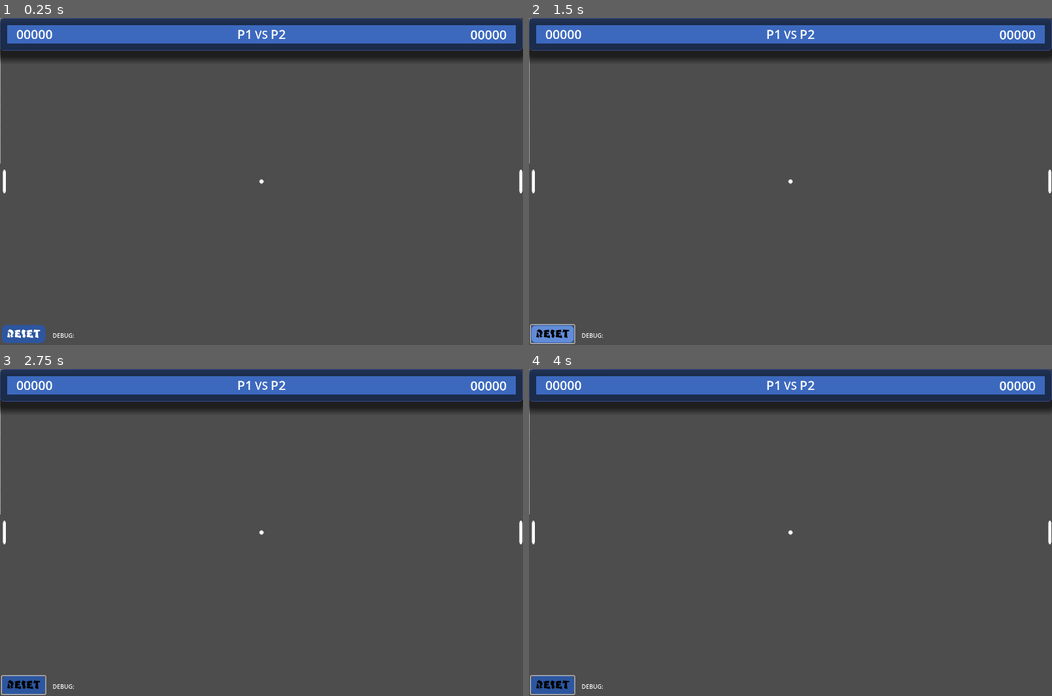
Above: before the commit, frames 1-4 (two rows, left to right).
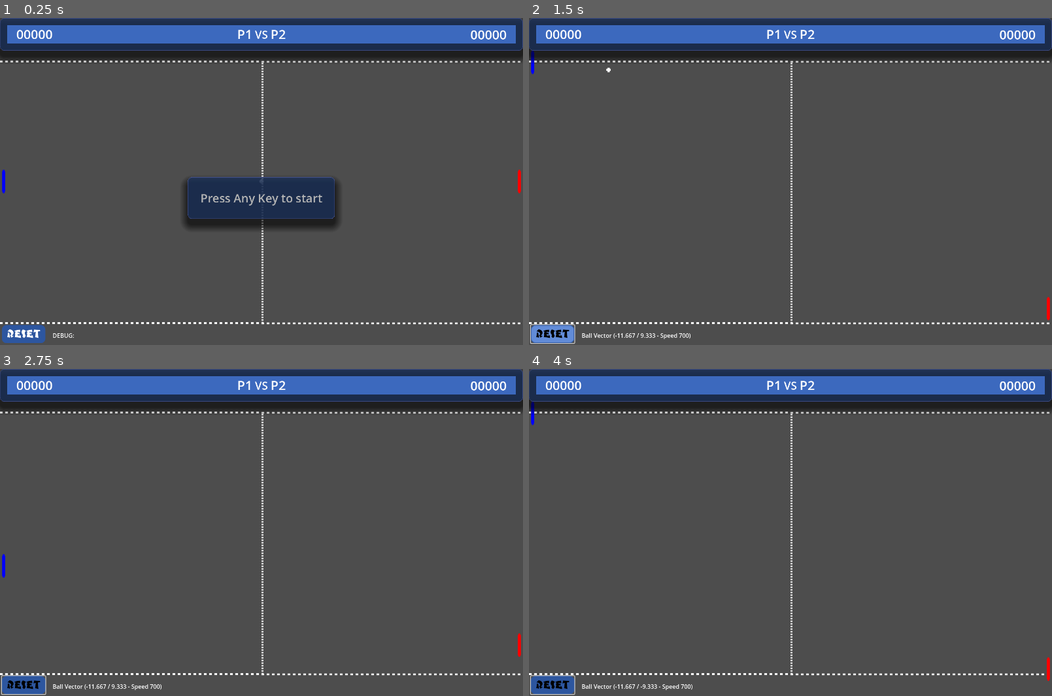
Above: after the commit, the same moments.

Repository: Fox-Alpha/Pong_Godot_4_Multiplayer
Game: Godot game, scene res://scenes/game/pong.tscn
Two runs of this game, one before a commit and one after it. Both use one fixed random seed, a clock stepped at 60 frames per second and the inputs below. This scene is started directly instead of the project's main scene.
Inputs (mouse positions are in pixels of both pictures, inside the frame that each line leads up to):
- Up to frame 1 (0.25 s): no input
- Up to frame 2 (1.5 s): tap Enter at 0.5 s; move the mouse to (905, 165) at 0.52 s; hold W (p1_up) 0.53-1.25 s; hold Down (p2_down) 0.53-1.25 s; click (905, 165) at 0.67 s; click "RESET" at 1.25 s
- Up to frame 3 (2.75 s): move the mouse to (156, 548) at 2.02 s; hold S (p1_down) from 2.03 s (still down); tap Up (p2_up) at 2.1 s; click (156, 548) at 2.17 s
- Up to frame 4 (4 s): move the mouse to (842, 460) at 2.77 s; release S (p1_down) at 2.78 s; hold Down (p2_down) 2.78-3.53 s; hold W (p1_up) from 2.78 s (still down); click (842, 460) at 2.92 s; move the mouse to (764, 597) at 3.52 s; tap Up (p2_up) at 3.6 s; click (764, 597) at 3.67 s

The runs differ from the first frame. In frame 1, 5.6% of the frame differs, in the area x 0-100%, y 0-94%; in frame 2, 1.3%; in frame 3, 1.3%; in frame 4, 1.3%.
Error before the commit: Parse Error: Preload file "res://scenes/game/Pong_40.tscn" does not exist. (res://scripts/globals.gd:11)
Error after the commit: Invalid access to property or key 'Left_Player_Scored' on a base object of type 'Nil'. (res://scenes/game/ingame_ui/ui.gd:31)

Commit message:
Upd: Refactoring complete main game logic Add: Logic for GameState changes Add: Signals and Vars for Manager Scripts

Diff:
--- a/scenes/game/pong.gd
+++ b/scenes/game/pong.gd
@@ -10,20 +10,76 @@
 		return DebugBoundarys
 
 
+func _ready() -> void:
+	Game.Game_State_Changed.connect(_Game_State_Has_Changed, CONNECT_DEFERRED)
+	print("Pong Szene => _ready()")
+	await get_tree().process_frame
+	print("Pong Szene => _ready() => Awaited Frame set next GameState")
+	Game.Game_State_Changed.emit(Game.GameStates.GAMEINITIALIZED)
+
+
+func _enter_tree() -> void:
+	Game.Game_State_Changed.emit(Game.GameStates.GAMEINITIALIZING)
+	print("Pong Szene => _enter_tree()")
+
+
+func _Game_State_Has_Changed(new_gs : Game.GameStates) -> void:
+	print("Pong Szene => _Game_State_Has_Changed(GS:%s)" % Game.GameStates.keys()[new_gs])
+	match new_gs:
+		Game.GameStates.GAMEISLOADING:
+			pass
+		Game.GameStates.GAMEINITIALIZING:
+			pass
+		Game.GameStates.GAMEINITIALIZED:
+			_Connect_Signals()
+			Game.Game_State_Changed.emit(Game.GameStates.GAMEWAITFORSTART)
+			pass
+		Game.GameStates.GAMEWAITFORSTART:
+			pass
+		Game.GameStates.GAMEISSTARTED:
+			pass
+		Game.GameStates.GAMEOVER:
+			pass
+
+
+func _Connect_Signals() -> void:
+	Game.Scr_Manager.Left_Player_Scored.connect(Score, CONNECT_DEFERRED)
+	Game.Scr_Manager.Right_Player_Scored.connect(Score, CONNECT_DEFERRED)
+	pass
+
+
 # Called when the node enters the scene tree for the first time.
-func _ready():
-	Game.Left_Player_Scored.connect(Score, CONNECT_DEFERRED)
-	Game.Right_Player_Scored.connect(Score, CONNECT_DEFERRED)
+func __ready():
 	Game.Game_Is_over.connect(Game_Is_over, CONNECT_DEFERRED)
+	Game.Game_Prepare_Round.connect(Preparing_Round, CONNECT_DEFERRED)
+	Game.Game_Prepare_Next_Round.connect(_Prepare_Next_Round)
+	_initstart()
+	Game.Game_State_Changed.emit(Game.GameStates.GAMEWAITFORSTART)
 
 	if DebugBoundarys:
 		EnableBoundarys(DebugBoundarys)
 
-	start()
+
+func _initstart():
+	var screensize = get_viewport_rect()
+
+	#region Top Border an Screensize anpassen
+	%Borders/TopBorder.position = Vector2(screensize.get_center().x, 100)
+	#endregion
+
+	#region Bottom Border an Screensize anpassen
+	%Borders/BottomBorder.position.x = screensize.get_center().x
+	%Borders/BottomBorder.position.y = screensize.size.y-40
+	#endregion
+
+
+func Preparing_Round() -> void:
+	pass
 
 
 func Score(_score :int):
-	Game.waitForNextRound = true
+	#Game.waitForNextRound = true
+	pass
 
 
 func Game_Is_over(_ply):
@@ -32,46 +88,25 @@
 	Game.p2_score = 0
 
 
-func start():
-	var screensize = get_viewport_rect()
-
-	#region Top Border an Screensize anpassen
-	#top.shape.size.x = screensize.size.x
-	#top.shape.size.y = 20
-	%Borders/TopBorder.position = Vector2(screensize.get_center().x, 100)
-	#%Borders/TopBorder.position.y = 100
-	#endregion
-
-	#region Bottom Border an Screensize anpassen
-	#bottom.shape.size.x = screensize.size.x
-	#bottom.shape.size.y = 20
-	%Borders/BottomBorder.position.x = screensize.get_center().x
-	%Borders/BottomBorder.position.y = screensize.size.y-40
-	#endregion
-
-
 func _input(event):
 	# Receives mouse button input
 	if event is InputEventMouseButton:
 		match event.button_index:
 			MOUSE_BUTTON_RIGHT:
-				Input.set_mouse_mode(Input.MOUSE_MODE_CAPTURED) # if Input.MOUSE_MODE_VISIBLE else Input.MOUSE_MODE_VISIBLE)
+				Input.set_mouse_mode(Input.MOUSE_MODE_CAPTURED if Input.mouse_mode == Input.MouseMode.MOUSE_MODE_VISIBLE else Input.MOUSE_MODE_VISIBLE)
 			MOUSE_BUTTON_LEFT:
 				HandleGameState()
 
 
 func _unhandled_key_input(_event):
-	HandleGameState()
+	#HandleGameState()
+	pass
 
 
 func HandleGameState():
-	if(!Game.hasGamestartet): # or Game.waitForNextRound):
-		if(!Game.hasGamestartet):
-			Game.hasGamestartet = true
-			Game.emit_signal("New_Game_Started")
-		if(Game.hasGamestartet  and Game.waitForNextRound):
-			Game.waitForNextRound = false
-			Game.emit_signal("Next_Round_Started")
+	if Game.GameState == Game.GameStates.GAMEWAITFORSTART:
+		Game.Game_State_Changed.emit(Game.GameStates.GAMEISSTARTED)
+		pass
 
 
 func EnableBoundarys(value) -> void :
@@ -81,3 +116,11 @@
 			d.get_child(0).set("disabled", !value)
 			pass
 	pass
+
+
+func _Prepare_Next_Round() -> void:
+	#Reset Ball
+	#Reset Paddles
+	#Reset Scores in UI
+	#Show Message and wait for Key Press
+	pass
--- a/scripts/globals.gd
+++ b/scripts/globals.gd
@@ -1,24 +1,34 @@
 extends Node
 
-var MaxScore : int = 10
-var currentround : int = 1
-var maxrounds : int = 3
-
-var hasGamestartet : bool = false
-var waitForNextRound : bool = false
-var isMultiplayerGame : bool = false
-
-var GameScene : PackedScene = preload("res://scenes/game/Pong_40.tscn")
-
-var playerdic : Dictionary = {"player1":"", "player2":"", "Rounds":1}
-
+#region ScenesAndNodes
+var GameMainScene : PackedScene = preload("res://scenes/game/pong.tscn")
 var DebugControl : Control :
 	set (value):
 		DebugControl = value
 	get:
 		return DebugControl
+#endregion
 
-##### Beispiel Setter / Getter
+#region GameStates
+#var isMultiplayerGame : bool = false
+enum GameStates {
+	NOTDEFINED,
+	GAMELOADINGERROR,
+	MAINMENU,
+	GAMEISLOADING,
+	GAMEINITIALIZING,
+	GAMEINITIALIZED,
+	GAMEWAITFORSTART,
+	GAMEISSTARTED,
+	GAMEOVER,
+}
+var GameState : GameStates = GameStates.NOTDEFINED
+#endregion
+
+@onready var rng : RandomNumberGenerator = RandomNumberGenerator.new()
+
+
+#region ##### Beispiel Setter / Getter
 #var sprite_offset : Vector2 = Vector2.ZERO :
 #	set (value):
 #		sprite_offset = on_sprite_offset_change(value)
@@ -27,65 +37,97 @@
 #
 #func on_sprite_offset_change(value: Vector2) -> Vector2:
 #	return Vector2.ZERO
-#####
+#endregion #####
 
-var p1_score :int = 0 :
-	set (value):
-		p1_score = value
-		_check_win_state()
-	get:
-		return p1_score
+#region Signals
+signal Game_Window_Size_Changed
+signal Game_State_Changed(gs : GameStates)
 
-var p2_score : int = 0 :
-	set (value):
-		p2_score = value
-		_check_win_state()
-	get:
-		return p2_score
+signal Register_Game_Logic(instanceid : int)
+signal Register_UI_Manager(instanceid : int)
+signal Register_SCORE_Manager(instanceid : int)
+#endregion
 
-signal Left_Player_Scored
-signal Right_Player_Scored
-signal Game_Is_over
-signal New_Game_Started
-signal Next_Round_Started
+#region GAMEMANAGER
+var GameLogic : Node
+var Scr_Manager : ManagerBaseClass
+var UI_Manager : ManagerBaseClass
+#endregion
+
 #signal Update_Player_Dict(p1:String, p2:String,score:int,rounds:int)
-signal Game_Window_Size_Changed
-signal Game_Reseted
+
+func _ready() -> void:
+	get_tree().get_root().size_changed.connect(func(): Game_Window_Size_Changed.emit())
+	Game_State_Changed.connect(_Game_State_Has_Changed)
+	Register_SCORE_Manager.connect(_Register_SCORE_Manager, CONNECT_ONE_SHOT)
+	Register_UI_Manager.connect(_Register_UI_Manager, CONNECT_ONE_SHOT)
+	Register_Game_Logic.connect(_Register_Game_Logic, CONNECT_ONE_SHOT)
 
 
-# Called when the node enters the scene tree for the first time.
-func _ready():
-	Game_Is_over.connect( _Game_Is_over, CONNECT_DEFERRED)
-	get_tree().get_root().size_changed.connect(func(): Game_Window_Size_Changed.emit())
+func _Game_State_Has_Changed(new_gs : Game.GameStates) -> void:
+	GameState = new_gs
+	print("Global Szene => _Game_State_Has_Changed(GS:%s)" % Game.GameStates.keys()[new_gs])
+	match new_gs:
+		Game.GameStates.GAMEISLOADING:
+			pass
+		Game.GameStates.GAMEINITIALIZING:
+			pass
+		Game.GameStates.GAMEINITIALIZED:
+			_Connect_Signals()
+			pass
+		Game.GameStates.GAMEWAITFORSTART:
+			pass
+		Game.GameStates.GAMEISSTARTED:
+			pass
+		Game.GameStates.GAMEOVER:
+			pass
 
 
-func _check_win_state():
-	if(MaxScore == p1_score):
-		emit_signal("Game_Is_over", playerdic["player1"])
-	elif(MaxScore == p2_score):
-		emit_signal("Game_Is_over", playerdic["player2"])
-
-
-func update_player_dict(p1:String, p2:String,score:int = 10,rounds:int = 3, colors:Array = [Color.DARK_BLUE, Color.ORANGE_RED]):
-	playerdic.clear()
-	playerdic = {"player1":p1, "player2":p2, "rounds":rounds, "score": score, "colors":colors}
-
-	for r in range(1, rounds+1):
-		var roundname = "round_{rnd}".format({"rnd":str(r)})
-		playerdic[roundname] = {"p1": 0, "p2":0, "won": "NONE"}
+func _Connect_Signals() -> void:
 	pass
 
 
-
-func _Game_Is_over(ply):
-	var roundname = "round_{rnd}".format({"rnd":str(currentround)})
-
-	playerdic[roundname] = {"p1": p1_score, "p2":p2_score, "won": ply}
-	currentround += 1
-	pass
+func _Register_SCORE_Manager(IID : int) -> void:
+	print("Global => _Register_SCORE_Manager()")
+	if is_instance_id_valid(IID):
+		Scr_Manager = instance_from_id(IID)
+		pass
 
 
-func get_playercolor(ply:int) -> Color:
-	#var col = playerdic["colors"][ply]
-	randomize()
-	return Color.from_rgba8(randi_range(0, 255), randi_range(0, 255), randi_range(0, 255))# col
+func _Register_UI_Manager(IID : int) -> void:
+	print("Global => _Register_UI_Manager()")
+	if is_instance_id_valid(IID):
+		UI_Manager = instance_from_id(IID)
+		pass
+
+
+func _Register_Game_Logic(IID : int) -> void:
+	print("Global => _Register_Game_Logic()")
+	if is_instance_id_valid(IID):
+		GameLogic = instance_from_id(IID)
+		pass
+
+########
+
+#func __ready():
+	#get_tree().get_root().size_changed.connect(func(): Game_Window_Size_Changed.emit())
+	#Game_State_Changed.connect(_Game_State_Changed)
+	#
+	#Game_Prepare_Next_Round.connect(_Prepare_Next_Round)
+	#Game_Max_Round_Reached.connect(_Game_Is_over, CONNECT_DEFERRED)
+	#Game_Is_over.connect(_Game_Is_over, CONNECT_DEFERRED)
+	#Left_Player_Scored.connect(_Player_has_Scored)
+	#Right_Player_Scored.connect(_Player_has_Scored)
+	#
+	#New_Game_Started.connect(func(): pass)
+	#Next_Round_Started.connect(func(): pass)
+	#Game_Reseted.connect(func(): pass)
+	#Game_Prepare_Round.connect(func(): pass)
+
+
+#func _Game_Is_over(ply):
+	#var roundname = "round_{rnd}".format({"rnd":str(currentround)})
+#
+	#playerdic[roundname] = {"p1": p1_score, "p2":p2_score, "won": ply}
+	#currentround += 1
+	#pass
